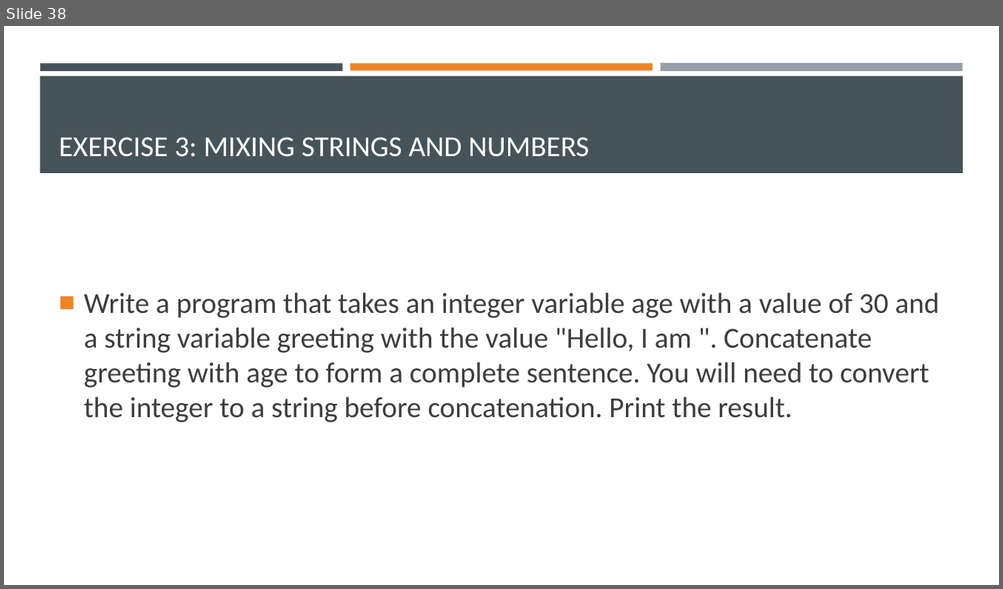
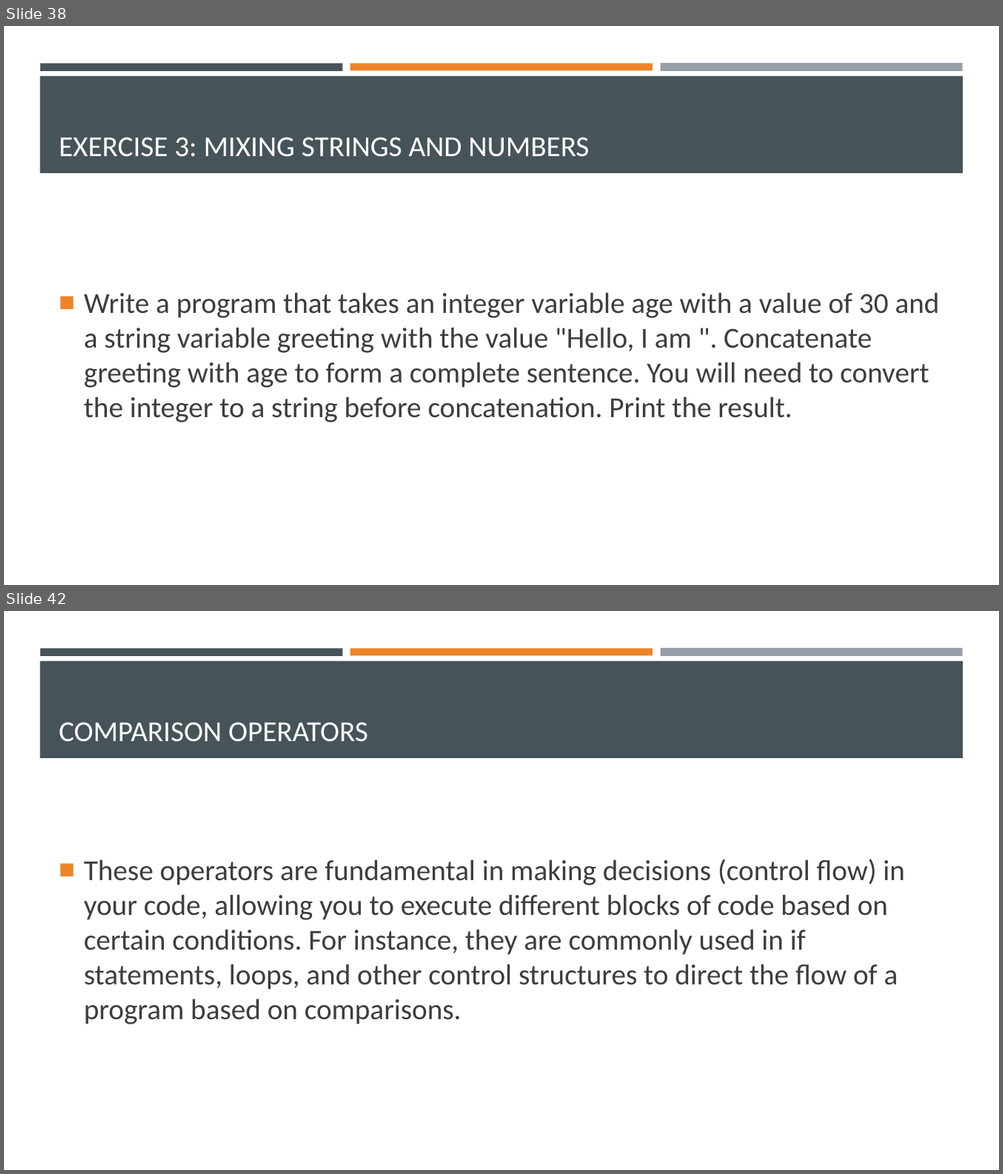
Before and after one commit to Ghost0396/iot, a slide deck: python/Python 3.pptx. Shown one above the other, each under a label of ours: slide 38 before the commit, slides 38 and 42 after it; the slides between them are not shown. The pictures are 1003x589 and 1003x1174 pixels, drawn with LibreOffice and Linux fonts; fonts in the diff are those of the drawing. Boxes give left, top, right and bottom in pixels: in the first picture for what was removed or moved away, otherwise in the second. Text is boxed around its words. In the diff, an @@ line names an element or a change of style, - is before the commit and + after.

```diff
--- a/python/Python 3.pptx
+++ b/python/Python 3.pptx
@@ slide 42 added at (4, 611, 999, 1170), background #FFFFFF; not listed: 4 template elements that a slide beside it also shows @@
@@ title added at (59, 722, 368, 742), 28 pt, text #FFFFFF @@
+COMPARISON OPERATORS
@@ text added at (84, 859, 905, 1025), 28 pt, text #3D3D3D @@
+■ These operators are fundamental in making decisions (control flow) in your code, allowing you to execute different blocks of code based on certain conditions. For instance, they are commonly used in if statements, loops, and other control structures to direct the flow of a program based on comparisons.
```
Also in this commit, not shown: 4 slides changed, 14 other slides added, 5 other files.
